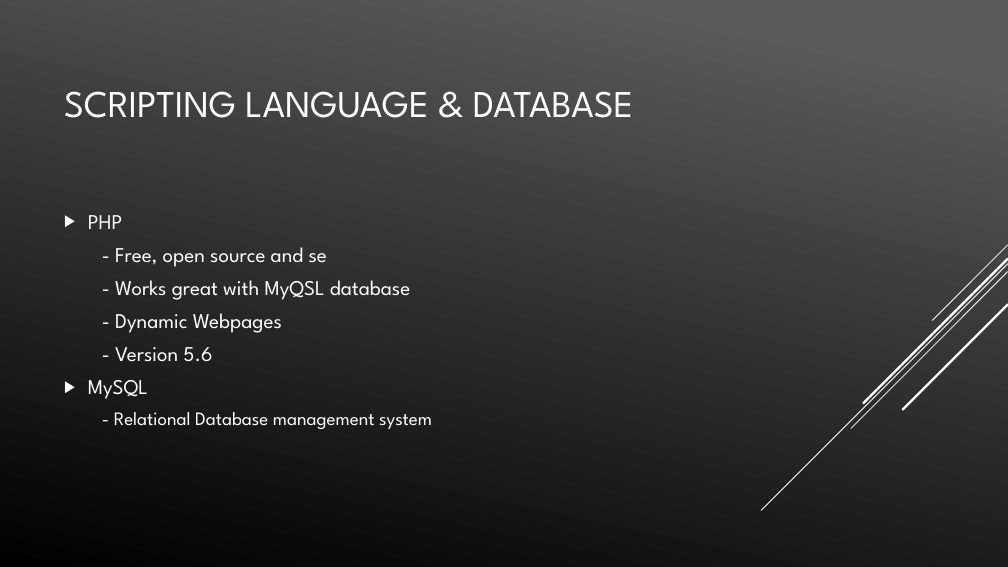
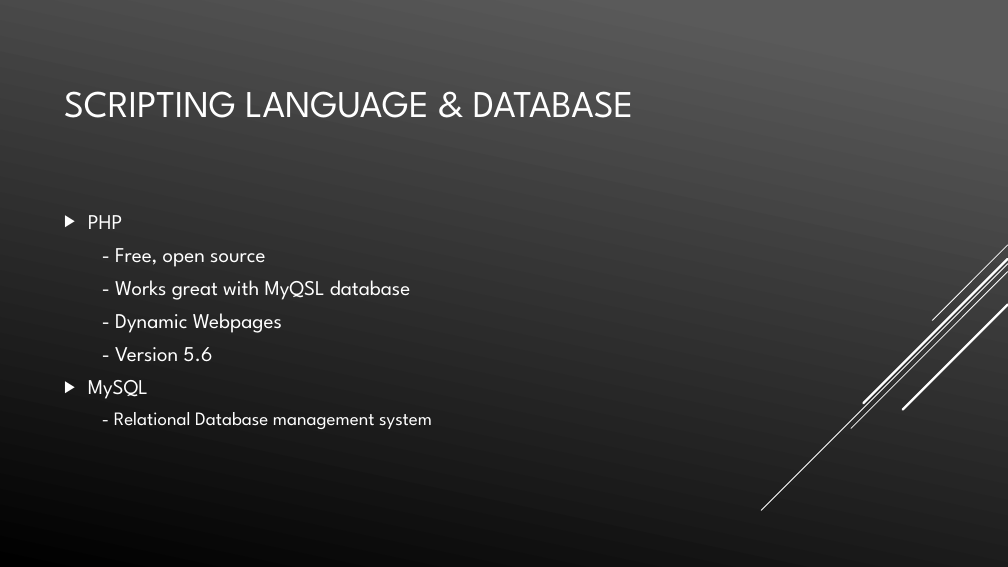
Before and after one commit to vdc1703/COMP5130F2018, a slide deck: slide 4 of Final-Powerpoint/Final.pptx. Drawn at 1008x567 pixels with LibreOffice and Linux fonts; fonts in the diff are those of the drawing. Boxes give left, top, right and bottom in pixels: in the first picture for what was removed or moved away, otherwise in the second. Text is boxed around its words. In the diff, an @@ line names an element or a change of style, - is before the commit and + after.

```diff
--- a/Final-Powerpoint/Final.pptx
+++ b/Final-Powerpoint/Final.pptx
@@ text at (115,248,265,267): text changed @@
-- Free, open source and se
+- Free, open source
```
Also in this commit, not shown: 7 other slides changed, 1 slide added.
